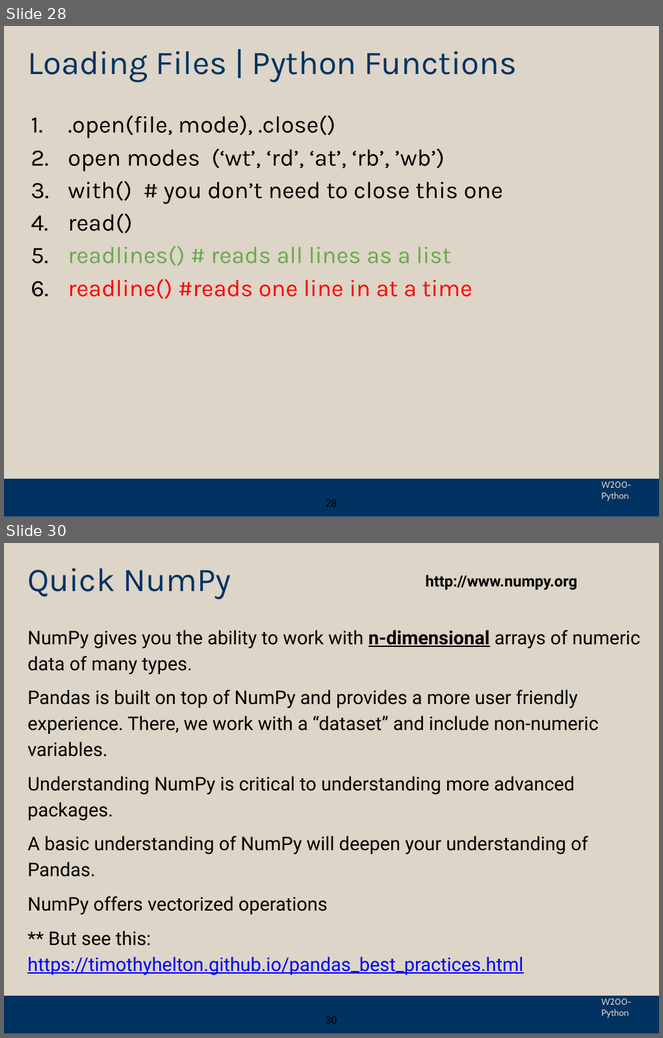
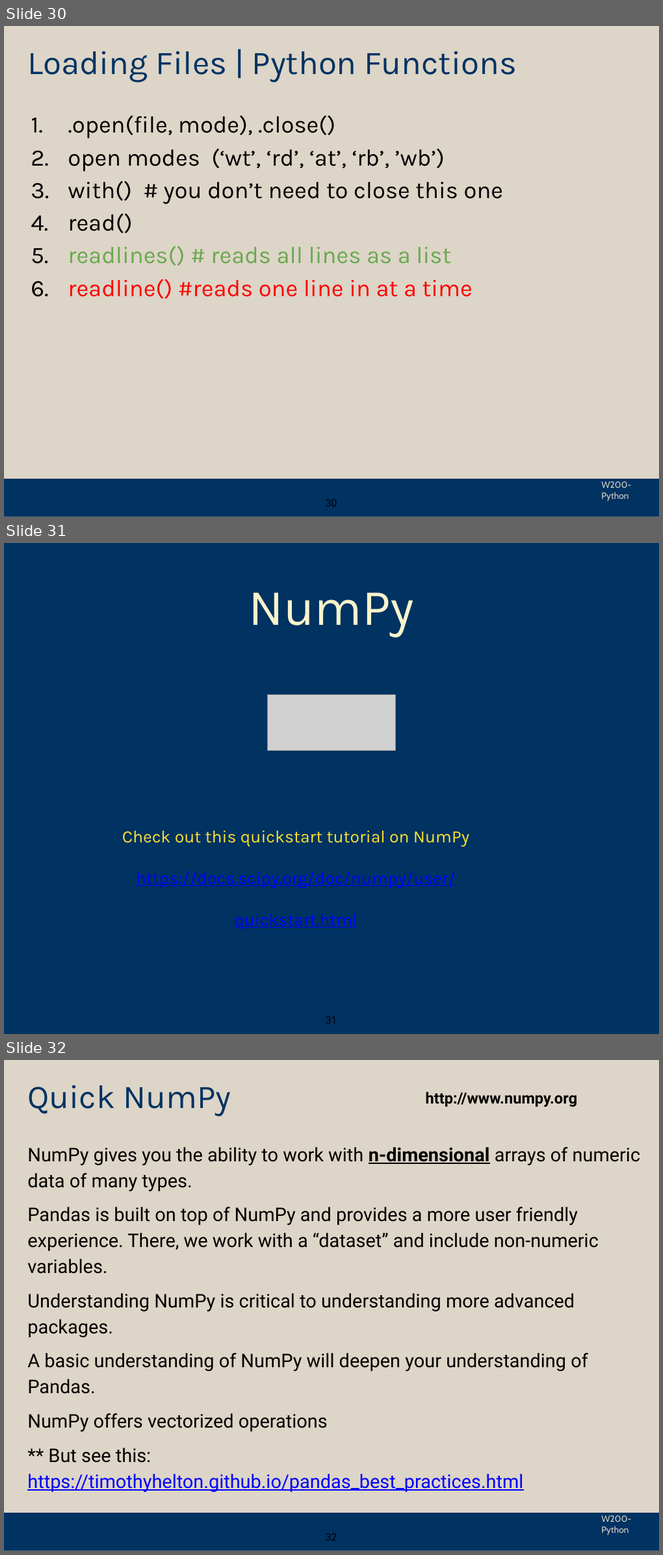
Before and after one commit to yzwu1209/Python_Foundation, a slide deck: sync_presentations/week_09/week_09-new.pptx. Shown one above the other, each under a label of ours: slides 28 and 30 before the commit, slides 30, 31 and 32 after it; the slides between them are not shown. The pictures are 663x1038 and 663x1555 pixels, drawn with LibreOffice and Linux fonts; fonts in the diff are those of the drawing; grey boxes stand for pictures; background and template pictures are left out. Boxes give left, top, right and bottom in pixels: in the first picture for what was removed or moved away, otherwise in the second. Text is boxed around its words. In the diff, an @@ line names an element or a change of style, - is before the commit and + after.

```diff
--- a/sync_presentations/week_09/week_09-new.pptx
+++ b/sync_presentations/week_09/week_09-new.pptx
@@ slide 31 added at [4,543,659,1034], background #003262 @@
@@ title added at [248,592,414,638], 80 pt, text #F8F3CB @@
+NumPy
@@ picture added at [267,694,396,750] @@
@@ text added at [122,830,469,930], 27 pt, text #0000FF, underline @@
+Check out this quickstart tutorial on NumPy
+https://docs.scipy.org/doc/numpy/user/quickstart.html
@@ page number added at [326,1017,337,1024], 16 pt, text #000000 @@
+31
@@ what was slide 28 is now slide 30 @@
@@ page number at [326,500,337,507]: text changed @@
-28
+30
@@ what was slide 30 is now slide 32 @@
@@ page number at [326,1534,337,1541]: text changed @@
-30
+32
```
Also in this commit, not shown: 2 slides changed, 3 other slides added, 2 slides removed, 1 other file.
